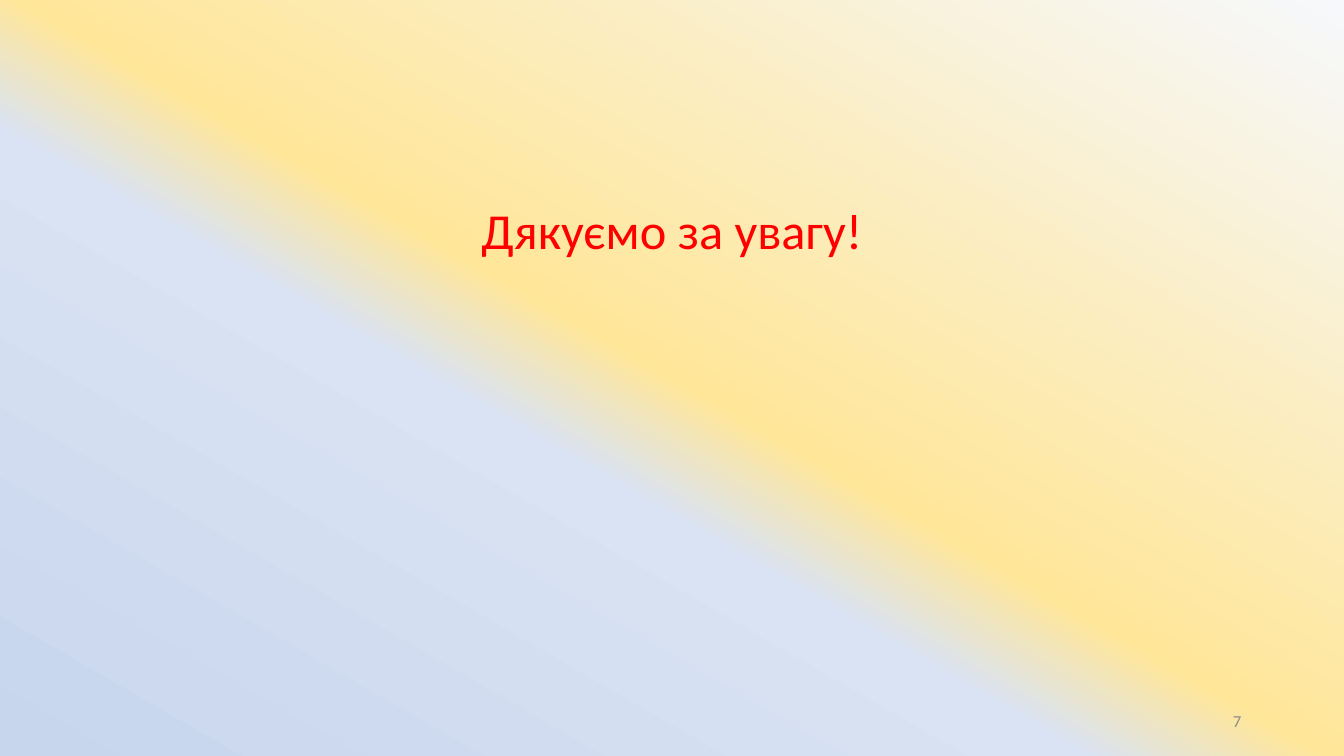
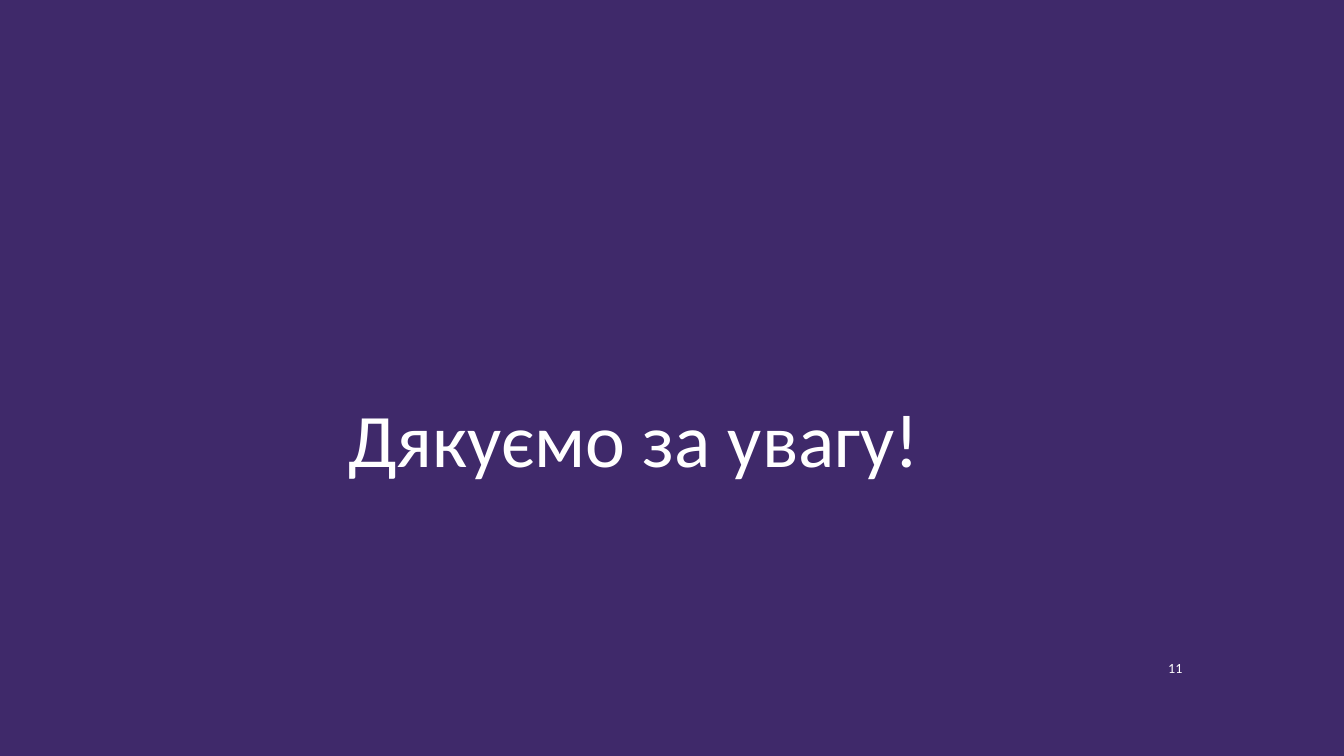
Before and after one commit to ArtemKlym/git_presentation, a slide deck: slide 11 of Git_1 part.pptx (slide 7 before the commit). Drawn at 1344x756 pixels with LibreOffice and Linux fonts; fonts in the diff are those of the drawing; background and template pictures are left out. Boxes give left, top, right and bottom in pixels: in the first picture for what was removed or moved away, otherwise in the second. Text is boxed around its words. In the diff, an @@ line names an element or a change of style, - is before the commit and + after.

```diff
--- a/Git_1 part.pptx
+++ b/Git_1 part.pptx
@@ background gradient #F6F8FC to #FFE699 to #DAE3F3 to #C7D5ED to picture (left out) @@
@@ text "Дякуємо за увагу!": place and size @@
-text "Дякуємо за увагу!" at bbox=[481, 215, 863, 257]
+text "Дякуємо за увагу!" at bbox=[348, 416, 919, 479]
@@ text "Дякуємо за увагу!" at bbox=[348, 416, 919, 479]: size 36 to 54 pt, text colour #FF0000 to #FFFFFF; line spacing 0.9 to 1; vertical alignment top to middle @@
@@ page number added at bbox=[1168, 664, 1182, 673], 10 pt, text #FFFFFF @@
+11
@@ page number removed at bbox=[1233, 716, 1241, 727] @@
-7
```
Also in this commit, not shown: 6 other slides changed, 4 slides added.
